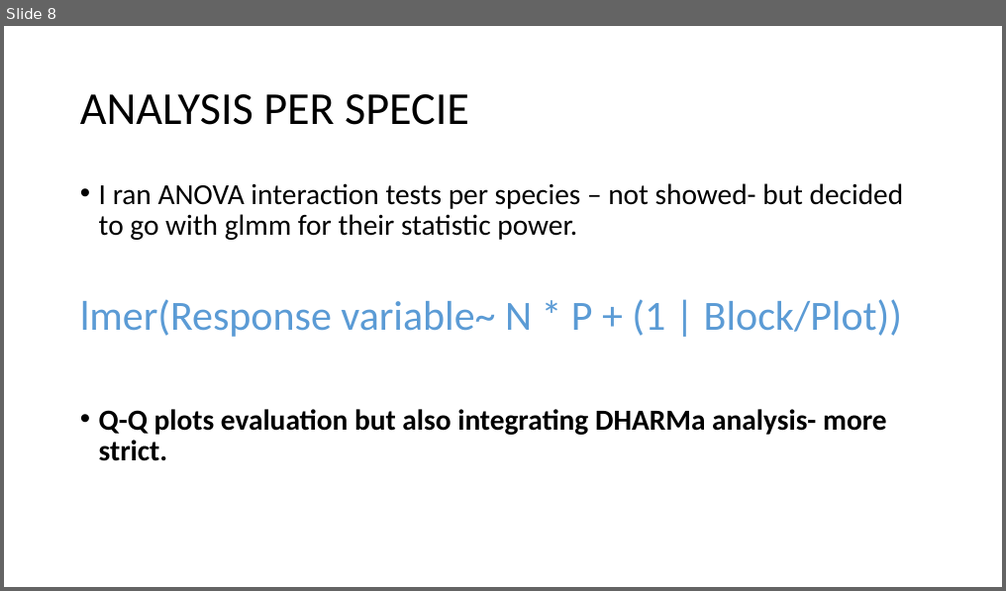
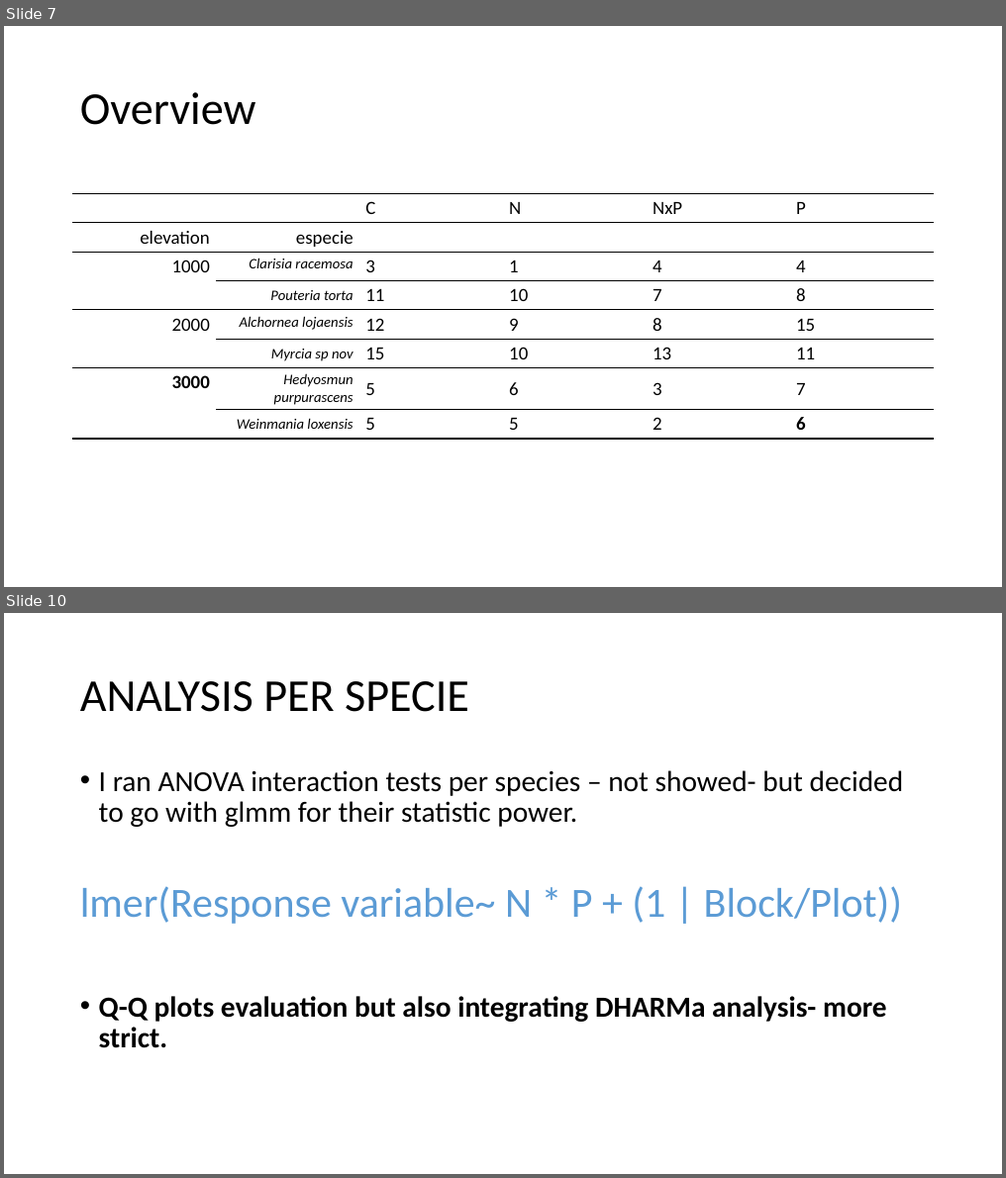
Before and after one commit to ajchavez94/NUMEX_preliminar, a slide deck: NUMEX_pre_RStudio/NUMEX results.pptx. Shown one above the other, each under a label of ours: slide 8 before the commit, slides 7 and 10 after it; the slides between them are not shown. The pictures are 1006x591 and 1006x1178 pixels, drawn with LibreOffice and Linux fonts; fonts in the diff are those of the drawing. Boxes give left, top, right and bottom in pixels: in the first picture for what was removed or moved away, otherwise in the second. Text is boxed around its words. In the diff, an @@ line names an element or a change of style, - is before the commit and + after.

```diff
--- a/NUMEX_pre_RStudio/NUMEX results.pptx
+++ b/NUMEX_pre_RStudio/NUMEX results.pptx
@@ slide 7 added at <box>4,26,1002,587</box>, background #FFFFFF @@
@@ title added at <box>80,92,256,125</box>, 44 pt, text #000000 @@
+Overview
@@ table added at <box>73,193,936,436</box>, 8 rows, 6 columns @@
+ |  | C | N | NxP | P
+elevation | especie |  |  |  | 
+1000 | Clarisia racemosa | 3 | 1 | 4 | 4
+ | Pouteria torta | 11 | 10 | 7 | 8
+2000 | Alchornea lojaensis | 12 | 9 | 8 | 15
+ | Myrcia sp nov | 15 | 10 | 13 | 11
+3000 | Hedyosmun purpurascens | 5 | 6 | 3 | 7
+ | Weinmania loxensis | 5 | 5 | 2 | 6
@@ what was slide 8 is now slide 10 @@
```
Also in this commit, not shown: 6 slides changed, 1 other slide added, 16 other files.
